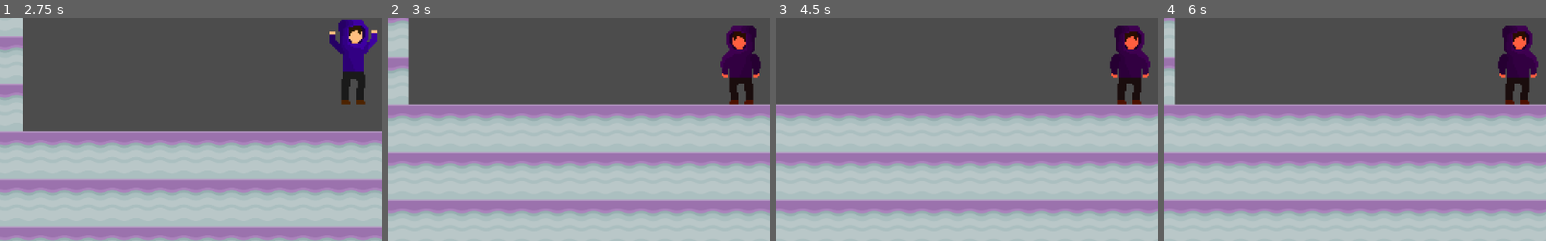
Above: before the commit, frames 1-4 (left to right).
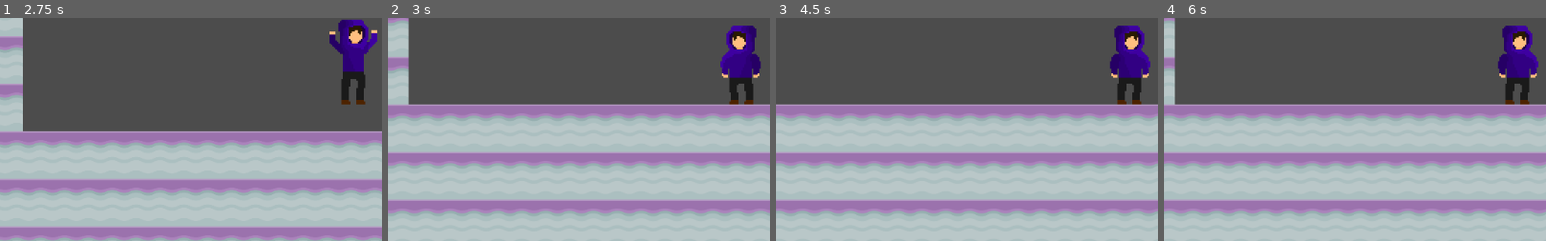
Above: after the commit, the same moments.

Repository: ncbarber/final-Databreak
Game: Godot game, scene res://ScreenStart/ScreenStart.tscn
Two runs of this game, one before a commit and one after it. Both use one fixed random seed, a clock stepped at 60 frames per second and the inputs below.
Inputs:
- Up to frame 1 (2.75 s): click "Play" at 0.5 s; tap Enter at 1.25 s; hold Space (jump) 1.28-2.03 s; hold Right (move_right) from 1.28 s (still down); tap Space (jump) at 2.1, 2.27, 2.57 s
- Up to frame 2 (3 s): release Right (move_right) at 2.78 s; hold Left (move_left) from 2.78 s (still down); hold Space (jump) from 2.78 s (still down)
- Up to frame 3 (4.5 s): tap Enter at 3.5 s; release Left (move_left) at 3.53 s; release Space (jump) at 3.53 s; hold Right (move_right) from 3.53 s (still down); tap Space (jump) at 3.6, 3.77, 4.07 s; hold Space (jump) from 4.28 s (still down)
- Up to frame 4 (6 s): release Right (move_right) at 5.03 s; release Space (jump) at 5.03 s; hold Left (move_left) 5.03-5.78 s; tap Space (jump) at 5.1, 5.27, 5.57 s; hold Right (move_right) from 5.78 s (still down); hold Space (jump) from 5.78 s (still down)
The pictures show only the part of the screen within x 4-54%, y 40-90%; the shares and areas given below are measured in that part.

Frame 1 is identical in both runs. In frame 2, 1.9% of the frame differs, in the area x 87-98%, y 3-27%; in frame 3, 1.9%; in frame 4, 1.9%.

Commit message:
Fix issues with player charged jump

Diff:
--- a/project/Level/Rooms/RoomFour/RoomFour.gd
+++ b/project/Level/Rooms/RoomFour/RoomFour.gd
@@ -29,7 +29,7 @@
 	if RoomGlobals.loading:
 		return
 	else:
-		RoomGlobals.next_room(0)
+		RoomGlobals._next_room(0)
 
 
 func _on_SpawnArea_body_exited(_body) -> void:
@@ -40,7 +40,7 @@
 	if RoomGlobals.loading:
 		return
 	else:
-		RoomGlobals.next_room(1)
+		RoomGlobals._next_room(1)
 
 
 func _on_DoorArea_body_exited(_body) -> void:
--- a/project/Level/Rooms/RoomOne/RoomOne.gd
+++ b/project/Level/Rooms/RoomOne/RoomOne.gd
@@ -29,7 +29,7 @@
 	if RoomGlobals.loading:
 		return
 	else:
-		RoomGlobals.next_room(0)
+		RoomGlobals._next_room(0)
 
 
 func _on_SpawnArea_body_exited(_body) -> void:
@@ -40,7 +40,7 @@
 	if RoomGlobals.loading:
 		return
 	else:
-		RoomGlobals.next_room(1)
+		RoomGlobals._next_room(1)
 
 
 func _on_DoorArea_body_exited(_body) -> void:
--- a/project/Level/Rooms/RoomThree/RoomThree.gd
+++ b/project/Level/Rooms/RoomThree/RoomThree.gd
@@ -29,7 +29,7 @@
 	if RoomGlobals.loading:
 		return
 	else:
-		RoomGlobals.next_room(0)
+		RoomGlobals._next_room(0)
 
 
 func _on_SpawnArea_body_exited(_body) -> void:
@@ -40,7 +40,7 @@
 	if RoomGlobals.loading:
 		return
 	else:
-		RoomGlobals.next_room(1)
+		RoomGlobals._next_room(1)
 
 
 func _on_DoorArea_body_exited(_body) -> void:
--- a/project/Level/Rooms/RoomTwo/RoomTwo.gd
+++ b/project/Level/Rooms/RoomTwo/RoomTwo.gd
@@ -29,7 +29,7 @@
 	if RoomGlobals.loading:
 		return
 	else:
-		RoomGlobals.next_room(0)
+		RoomGlobals._next_room(0)
 
 
 func _on_SpawnArea_body_exited(_body) -> void:
@@ -40,7 +40,7 @@
 	if RoomGlobals.loading:
 		return
 	else:
-		RoomGlobals.next_room(1)
+		RoomGlobals._next_room(1)
 
 
 func _on_DoorArea_body_exited(_body) -> void:
--- a/project/Player/Player.gd
+++ b/project/Player/Player.gd
@@ -42,9 +42,10 @@
 		is_crouched = true
 		jump_speed = -1250
 		if is_jumping == false:
-			yield(get_tree().create_timer(1.0), "timeout")
-			jump_speed = -1750
-			get_node("AnimatedSprite").set_modulate(Color(1, .5, .5))
+			#yield(get_tree().create_timer(1.0), "timeout")
+			if $AnimatedSprite.frame == 15:
+				jump_speed = -1750
+				get_node("AnimatedSprite").set_modulate(Color(1, .5, .5))
 			if is_crouched == false:
 				jump_speed = -1250
 				get_node("AnimatedSprite").set_modulate(Color(1, 1, 1))
--- a/project/Player/Player.tscn
+++ b/project/Player/Player.tscn
@@ -96,15 +96,15 @@
 "name": "walk",
 "speed": 16.0
 }, {
-"frames": [ SubResource( 14 ), SubResource( 15 ), SubResource( 16 ) ],
-"loop": false,
-"name": "crouch",
-"speed": 30.0
-}, {
 "frames": [ ExtResource( 3 ) ],
 "loop": true,
 "name": "jump",
 "speed": 5.0
+}, {
+"frames": [ SubResource( 14 ), SubResource( 15 ), SubResource( 16 ), SubResource( 16 ), SubResource( 16 ), SubResource( 16 ), SubResource( 16 ), SubResource( 16 ), SubResource( 16 ), SubResource( 16 ), SubResource( 16 ), SubResource( 16 ), SubResource( 16 ), SubResource( 16 ), SubResource( 16 ), SubResource( 16 ) ],
+"loop": false,
+"name": "crouch",
+"speed": 15.0
 } ]
 
 [sub_resource type="CapsuleShape2D" id=18]
